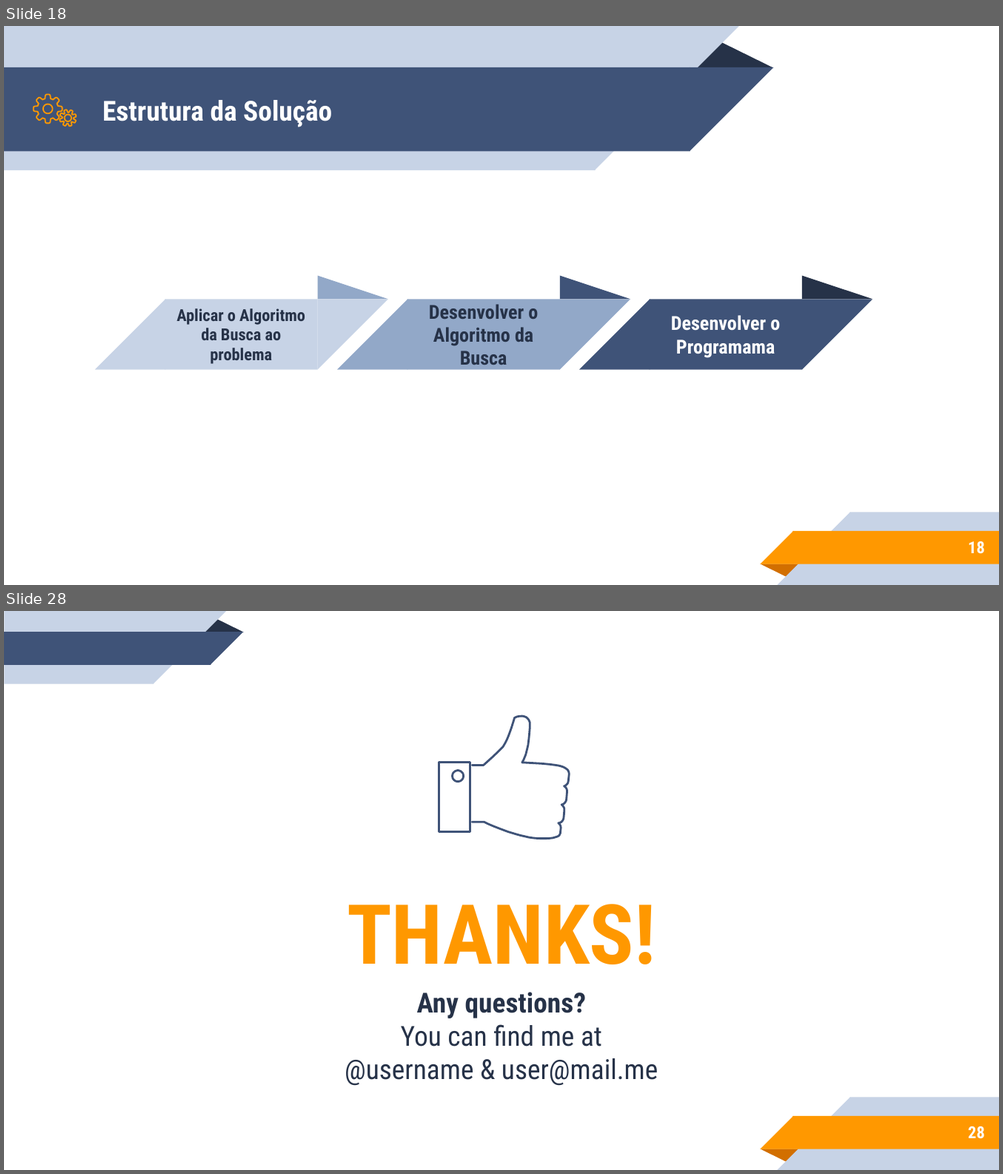
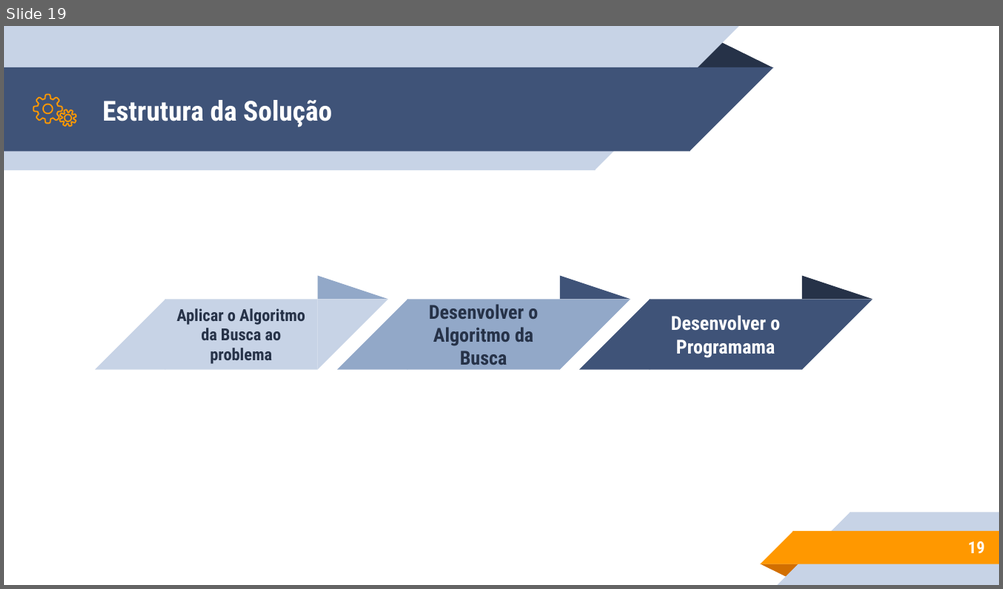
Before and after one commit to vanessals95/Projeto1_Inteligencia_Artificial, a slide deck: Apresentação_IA_Projeto1.pptx. Shown one above the other, each under a label of ours: slides 18 and 28 before the commit, slide 19 after it; the slides between them are not shown. The pictures are 1003x1174 and 1003x589 pixels, drawn with LibreOffice and Linux fonts; fonts in the diff are those of the drawing. Boxes give left, top, right and bottom in pixels: in the first picture for what was removed or moved away, otherwise in the second. Text is boxed around its words. In the diff, an @@ line names an element or a change of style, - is before the commit and + after.

```diff
--- a/Apresentação_IA_Projeto1.pptx
+++ b/Apresentação_IA_Projeto1.pptx
@@ slide 28 removed at [4,611,999,1170], background #FFFFFF; not listed: 5 template elements that a slide beside it also shows @@
@@ group removed at [4,611,244,684]: 2 rectangles, 2 right triangles, 1 triangle @@
@@ freeform shape removed at [472,716,569,839] @@
@@ freeform shape removed at [438,762,469,832] @@
@@ title removed at [347,904,655,965] @@
-THANKS!
@@ subtitle removed at [344,992,657,1086] @@
-Any questions?
-You can find me at
-@username & user@mail.me
@@ page number removed at [967,1127,984,1139] @@
-28
@@ what was slide 18 is now slide 19 @@
@@ page number at [967,542,984,554]: text changed @@
-18
+19
```
Also in this commit, not shown: 5 slides changed, 7 slides added, 10 other slides removed, 14 other files.
